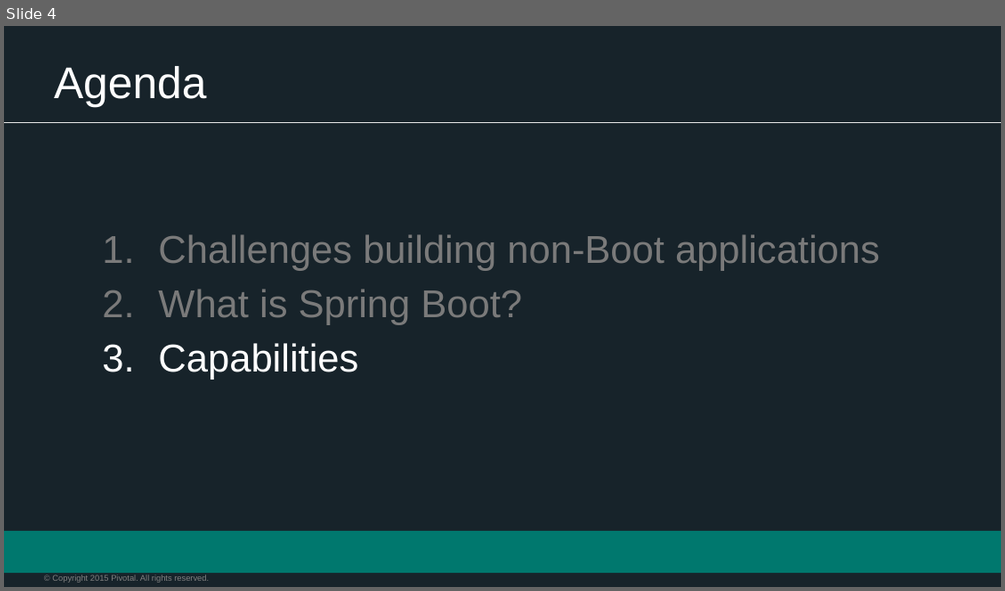
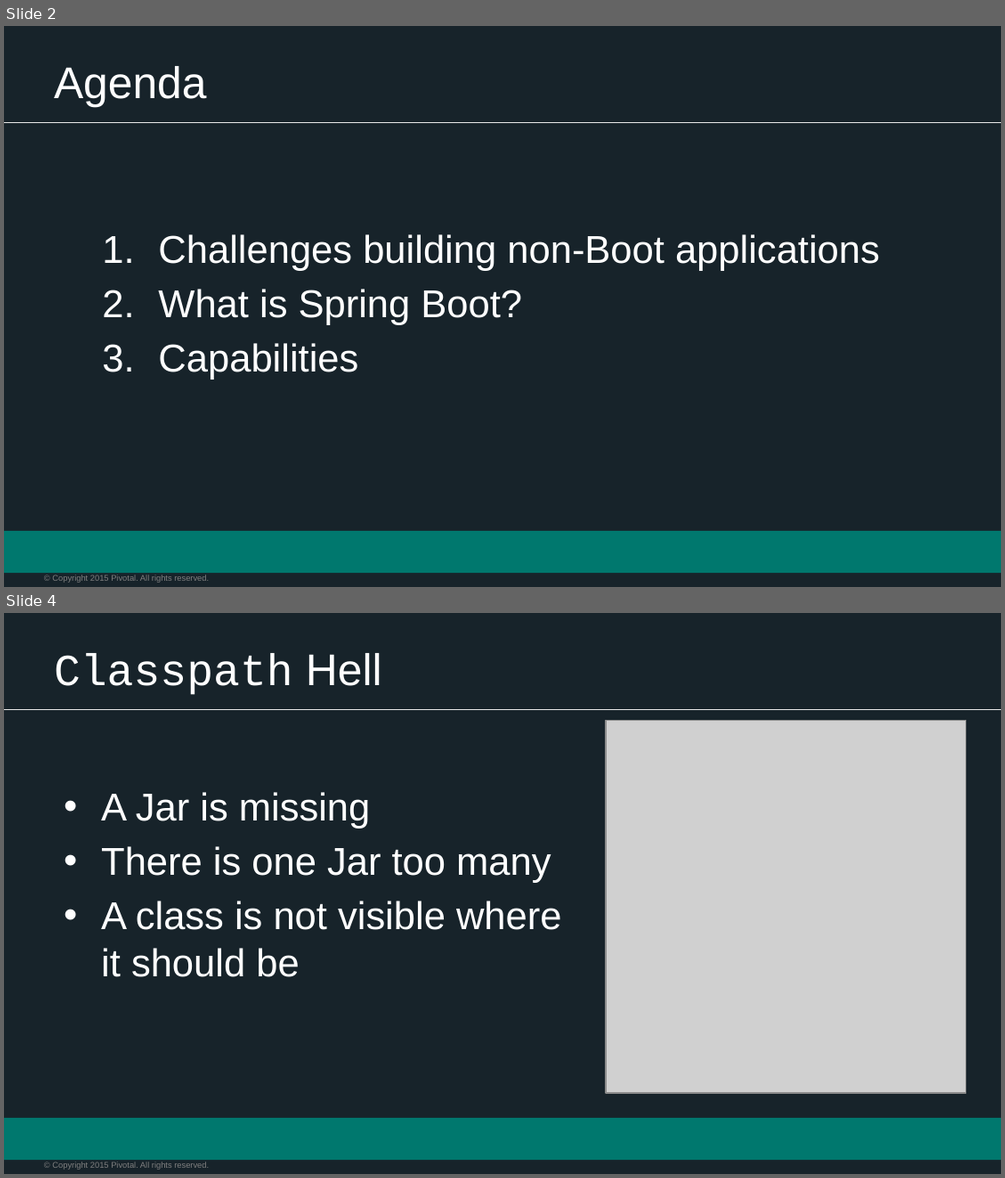
Before and after one commit to appalrpivotal/PCF-Workshop-ESI, a slide deck: presentations/5-Spring_Overview.pptx. Shown one above the other, each under a label of ours: slide 4 before the commit, slides 2 and 4 after it; the slides between them are not shown. The pictures are 1005x591 and 1005x1178 pixels, drawn with LibreOffice and Linux fonts; fonts in the diff are those of the drawing; grey boxes stand for pictures; background and template pictures are left out. Boxes give left, top, right and bottom in pixels: in the first picture for what was removed or moved away, otherwise in the second. Text is boxed around its words. In the diff, an @@ line names an element or a change of style, - is before the commit and + after.

```diff
--- a/presentations/5-Spring_Overview.pptx
+++ b/presentations/5-Spring_Overview.pptx
@@ slide 4 added at [4, 613, 1001, 1174], background #17232A; not listed: 3 template elements that a slide beside it also shows @@
@@ title added at [54, 653, 382, 695], 32 pt, text #FFFFFF @@
+Classpath Hell
@@ picture added at [606, 720, 966, 1093] @@
@@ text added at [101, 792, 562, 977], 28 pt, text #FFFFFF @@
+• A Jar is missing
+• There is one Jar too many
+• A class is not visible where it should be
@@ what was slide 4 is now slide 2 @@
@@ slide 2 changed as well @@
@@ text "Challenges building non-Boot applications" at [158, 234, 880, 379]: text colour #7A7A7A to #FFFFFF in "Challenges building non-Boot applications", "What is Spring Boot?"; less space between paragraphs @@
```
Also in this commit, not shown: 22 other slides changed, 30 other slides added, 1 slide removed, 1 other file.
